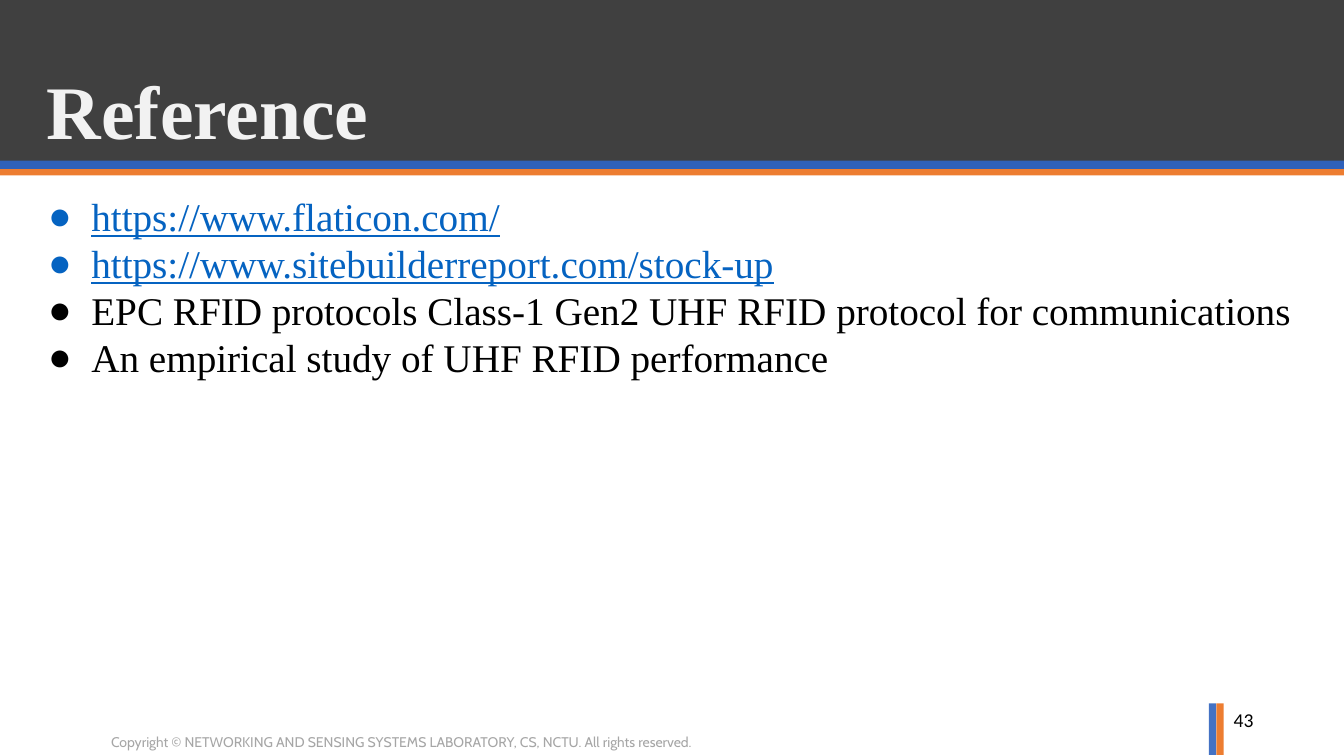
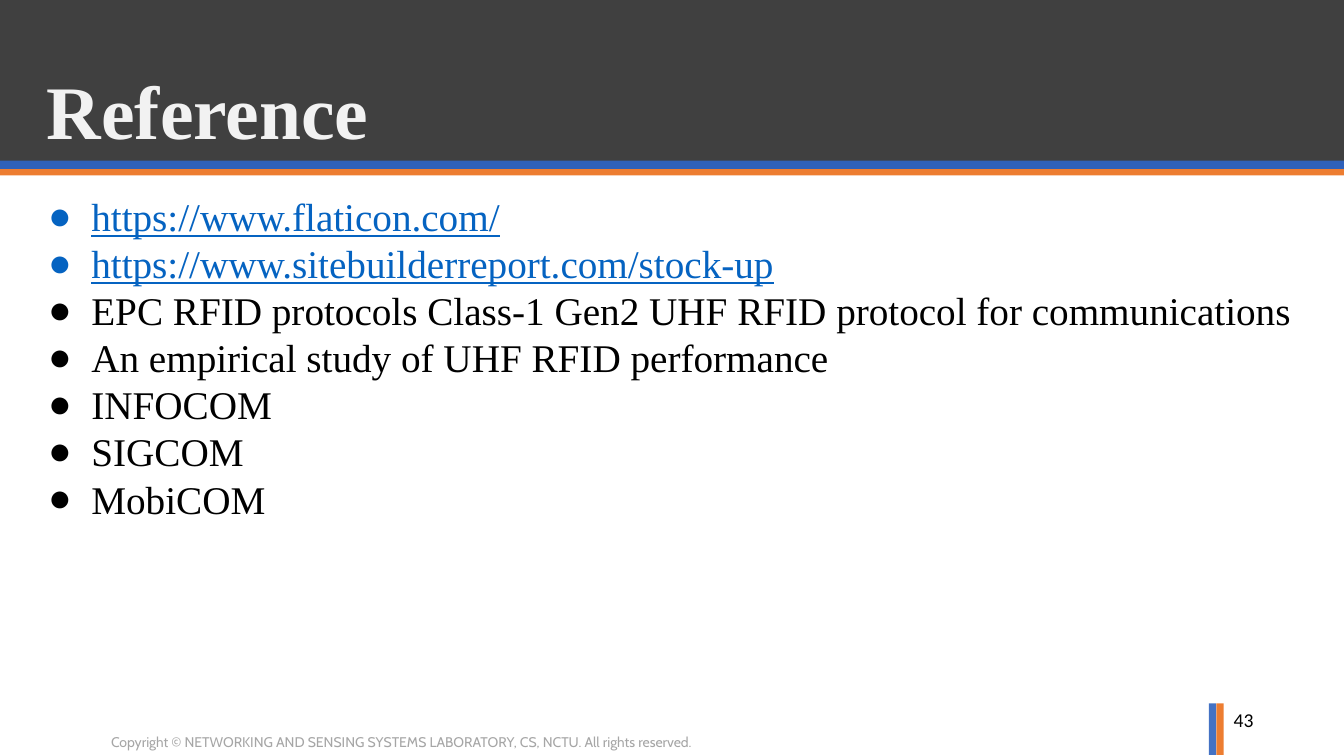
Before and after one commit to ghostkingwilly/Signal_Training_Freshman, a slide deck: slide 43 of Freshman_Train_RFID.pptx. Drawn at 1344x756 pixels with LibreOffice and Linux fonts; fonts in the diff are those of the drawing; background and template pictures are left out. Boxes give left, top, right and bottom in pixels: in the first picture for what was removed or moved away, otherwise in the second. Text is boxed around its words. In the diff, an @@ line names an element or a change of style, - is before the commit and + after.

```diff
--- a/Freshman_Train_RFID.pptx
+++ b/Freshman_Train_RFID.pptx
@@ text at [91,393,272,515]: paragraphs added @@
+● INFOCOM
+● SIGCOM
+● MobiCOM
```
Also in this commit, not shown: 2 other slides changed.
